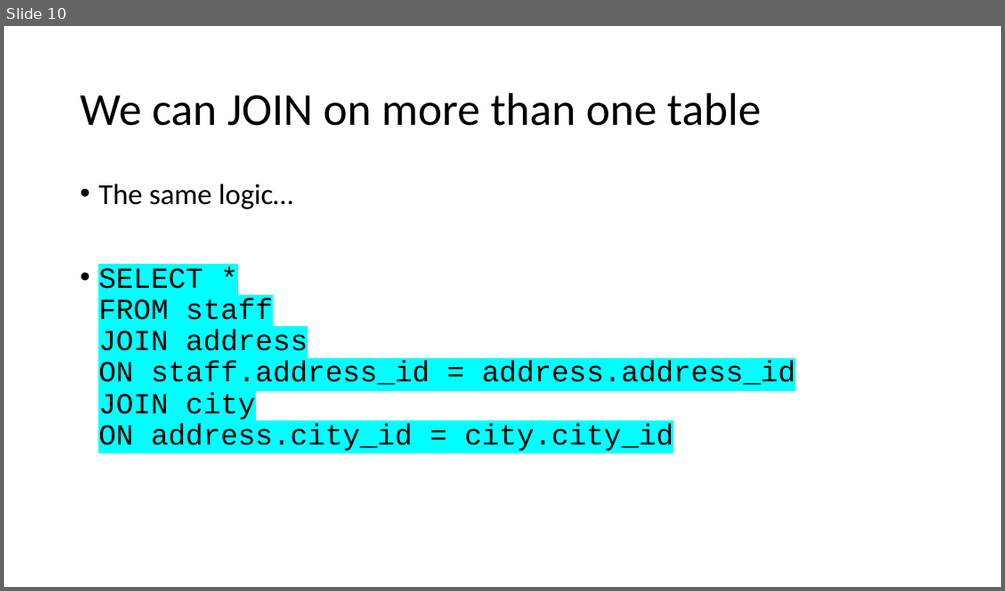
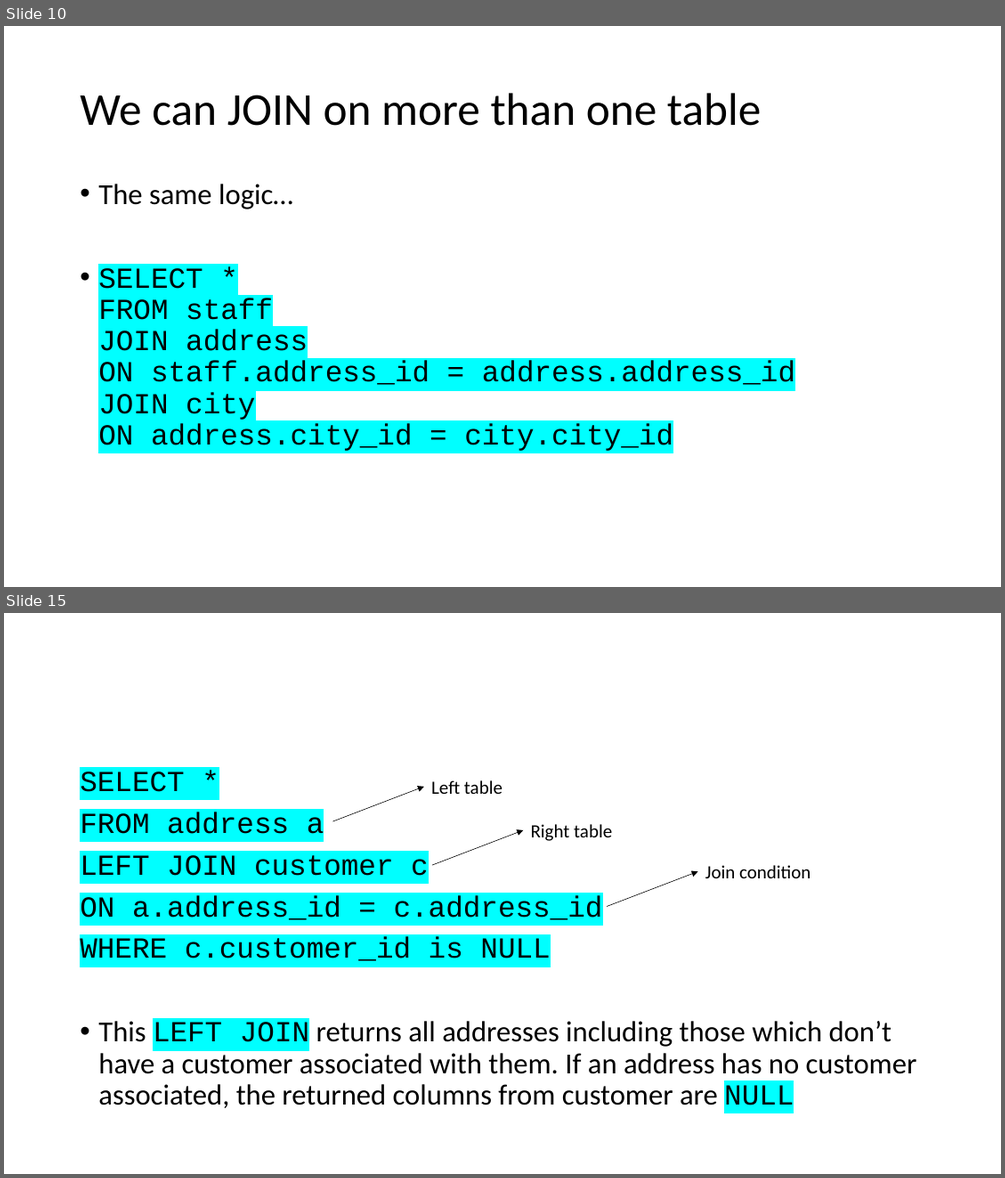
Before and after one commit to TataAndBigData/Practical-ML-DS, a slide deck: Chapter 2. Python for Data Scientists/Module 2. SQL/1. SQL Joins.pptx. Shown one above the other, each under a label of ours: slide 10 before the commit, slides 10 and 15 after it; the slides between them are not shown. The pictures are 1005x591 and 1005x1178 pixels, drawn with LibreOffice and Linux fonts; fonts in the diff are those of the drawing. Boxes give left, top, right and bottom in pixels: in the first picture for what was removed or moved away, otherwise in the second. Text is boxed around its words. In the diff, an @@ line names an element or a change of style, - is before the commit and + after.

```diff
--- a/Chapter 2. Python for Data Scientists/Module 2. SQL/1. SQL Joins.pptx
+++ b/Chapter 2. Python for Data Scientists/Module 2. SQL/1. SQL Joins.pptx
@@ slide 15 added at (4,613,1001,1174), background #FFFFFF @@
@@ text added at (80,771,917,1108), 28 pt, text #000000 @@
+SELECT *
+FROM address a
+LEFT JOIN customer c
+ON a.address_id = c.address_id
+WHERE c.customer_id is NULL
+• This LEFT JOIN returns all addresses including those which don’t have a customer associated with them. If an address has no customer associated, the returned columns from customer are NULL
@@ arrow added from (333, 821) to (424, 787), #000000 0.5 pt @@
@@ text added at (431,780,502,794), 18 pt, text #000000 @@
+Left table
@@ text added at (531,824,612,841), 18 pt, text #000000 @@
+Right table
@@ arrow added from (432, 865) to (523, 830), #000000 0.5 pt @@
@@ arrow added from (607, 906) to (698, 872), #000000 0.5 pt @@
@@ text added at (705,865,810,878), 18 pt, text #000000 @@
+Join condition
```
Also in this commit, not shown: 4 slides changed, 4 other slides added.
